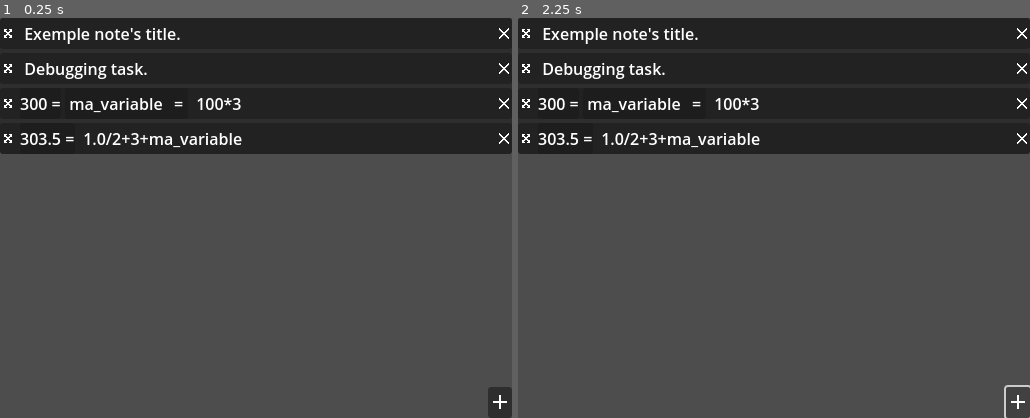
Above: before the commit, frames 1-2 (left to right).
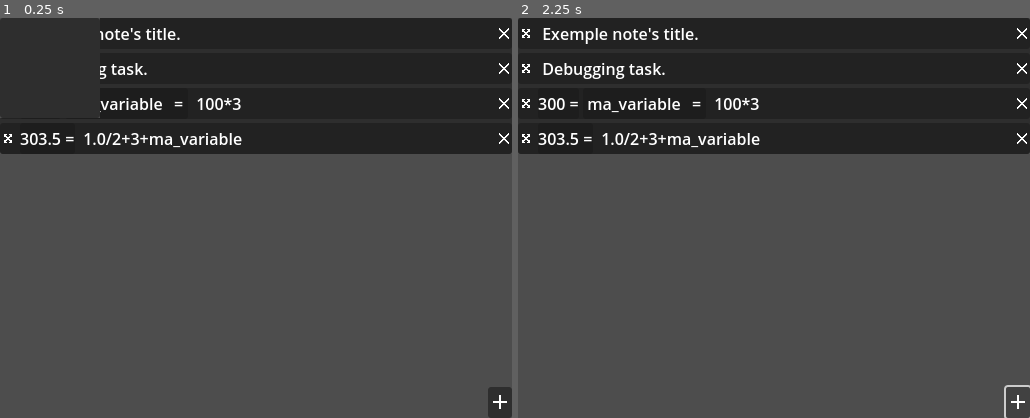
Above: after the commit, the same moments.

Repository: xorblo-doitus/Bloc-notes-plus-plus
Game: Godot game, scene res://src/app/main.tscn
Same seed, same stepped clock (60 frames per second), same inputs: the game is played once before the commit and once after it. The engine's default icon, where the game draws it, is replaced by a stand-in: a white triangle on a blue panel in a dark square.
Inputs (mouse positions are in pixels of both pictures, inside the frame that each line leads up to):
- Up to frame 1 (0.25 s): no input
- Up to frame 2 (2.25 s): click (528, 34) at 0.52 s; click (528, 34) at 1.27 s; click (1019, 402) at 2 s

The runs differ from the first frame. In frame 1, 0.7% of the frame differs, in the area x 0-20%, y 0-25%; in frame 2, nothing differs.

Commit message:
Added the BuilderGui singleton

Diff:
--- a/project.godot
+++ b/project.godot
@@ -26,6 +26,7 @@
 Shrinker="*res://src/singletons/shrinker.gd"
 ErrorPopup="*res://src/utlity/error/error_popup.tscn"
 Init="res://src/singletons/init.gd"
+BuilderGui="*res://src/gui/user_input/note_edition/builder_gui/builder_gui.tscn"
 
 [debug]
 
--- /dev/null
+++ b/src/gui/user_input/note_edition/builder_gui/builder_gui.gd
@@ -0,0 +1,2 @@
+class_name  BuilderGUI
+extends PopupPanel
--- /dev/null
+++ b/src/gui/user_input/note_edition/builder_gui/builder_gui.tscn
@@ -0,0 +1,7 @@
+[gd_scene load_steps=2 format=3 uid="uid://rlfmcccv762a"]
+
+[ext_resource type="Script" path="res://src/gui/user_input/note_edition/builder_gui/builder_gui.gd" id="1_3f32s"]
+
+[node name="BuilderGui" type="PopupPanel"]
+visible = true
+script = ExtResource("1_3f32s")
